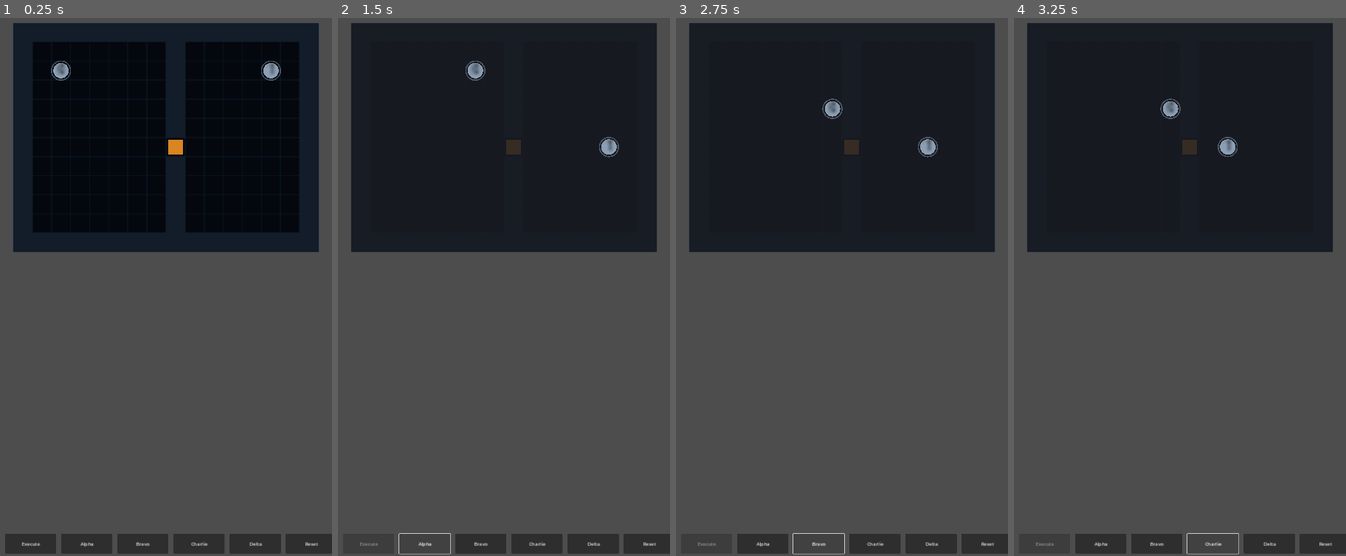
Above: before the commit, frames 1-4 (left to right).
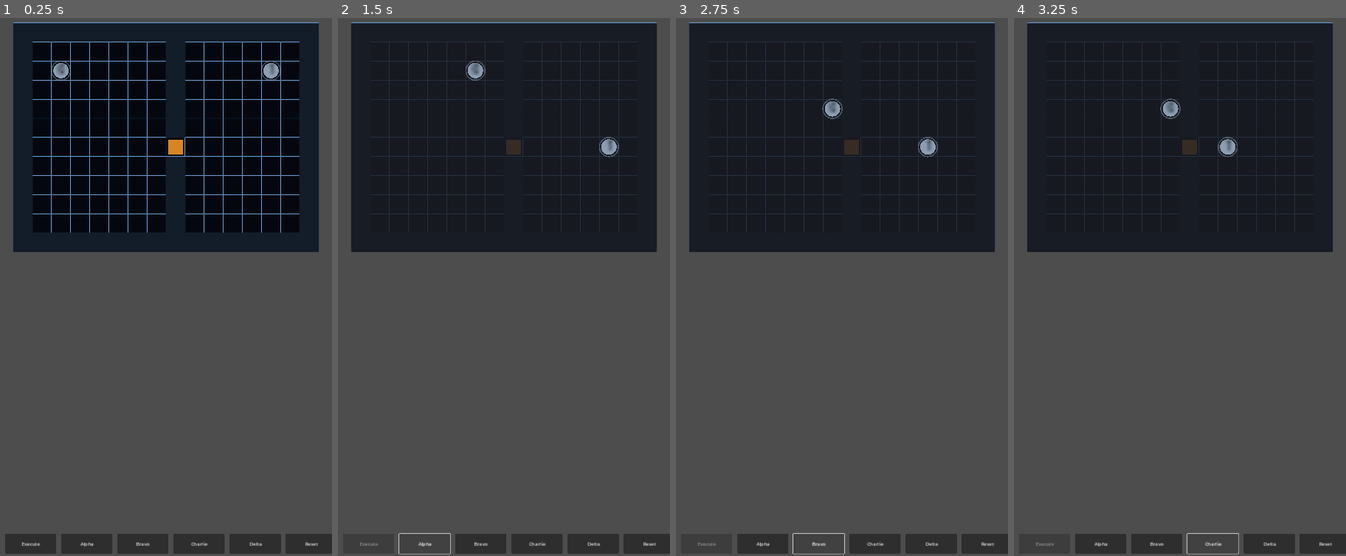
Above: after the commit, the same moments.

Repository: GhostMan612/TacPlanShooter
Game: Godot game, scene res://scenes/planning.tscn
Same seed, same stepped clock (60 frames per second), same inputs: the game is played once before the commit and once after it.
Inputs:
- Up to frame 1 (0.25 s): no input
- Up to frame 2 (1.5 s): click "Execute" at 0.5 s; click "Alpha" at 1.25 s
- Up to frame 3 (2.75 s): click "Bravo" at 2 s
- Up to frame 4 (3.25 s): click "Charlie" at 2.75 s

The runs differ from the first frame. In frame 1, 1.9% of the frame differs, in the area x 4-96%, y 0-40%; in frame 2, 1.8%; in frame 3, 1.8%; in frame 4, 1.8%.

Commit message:
M6 Phase J — ThemeManager v2 (real Theme+StyleBoxFlat, theme_changed, applied_theme); SquadHud screen-space Control (custom_minimum_size); MapRenderer MGRS coords + zone overlays; PlanBoard N64 squad palette (red/blue/green/gold); ui_polish_audit (theme_apply, squad_hud_control, map_renderer PASS); boot smoke + editor clean

Diff:
--- a/scripts/planning/map_renderer.gd
+++ b/scripts/planning/map_renderer.gd
@@ -10,6 +10,11 @@
 const GRID_COLOR := Color(0.09, 0.2, 0.32, 0.22)
 const DOOR_CLOSED_COLOR := Color(0.85, 0.52, 0.13)
 const DOOR_OPEN_COLOR := Color(0.16, 0.7, 0.33)
+const COORD_COLOR := Color(0.5, 0.75, 1.0)
+const ZONE_GREEN := Color(0.2, 0.7, 0.2, 0.8)
+const ZONE_AMBER := Color(0.8, 0.7, 0.1, 0.6)
+const ZONE_RED := Color(0.8, 0.2, 0.2, 0.9)
+
 
 var map: GreyboxMap = null
 
@@ -29,6 +34,10 @@
 	var s := float(SimConstants.GRID_CELL_SIZE_PX)
 	var total := Rect2(Vector2.ZERO, Vector2(map.width_cells, map.height_cells) * s)
 	draw_rect(total, FLOOR_COLOR, true)
+	for x in range(map.width_cells):
+		draw_line(Vector2(x * s, 0), Vector2(x * s, total.size.y), COORD_COLOR, 0.5)
+	for y in range(map.height_cells):
+		draw_line(Vector2(0, y * s), Vector2(total.size.x, y * s), COORD_COLOR, 0.5)
 	var x := 0.0
 	while x <= total.size.x + 0.01:
 		draw_line(Vector2(x, 0), Vector2(x, total.size.y), GRID_COLOR, 1.0)
@@ -39,6 +48,19 @@
 		y += s
 	for c in map.solid_cells.keys():
 		draw_rect(GridUtil.cell_rect_px(Vector2i(c)), SOLID_COLOR, true)
-	for c in map.door_open.keys():
-		var is_open := bool(map.door_open[c])
+	for c in map.door_cells.keys():
+		var is_open := bool(map.door_open.get(c, false))
 		draw_rect(GridUtil.cell_rect_px(Vector2i(c)).grow(-2.0), DOOR_OPEN_COLOR if is_open else DOOR_CLOSED_COLOR, true)
+	for z in map.insertion_zones:
+		for c in z["cells"]:
+			draw_rect(GridUtil.cell_rect_px(Vector2i(int(c[0]), int(c[1]))), ZONE_GREEN)
+	for z in map.extraction_zones:
+		for c in z["cells"]:
+			draw_rect(GridUtil.cell_rect_px(Vector2i(int(c[0]), int(c[1]))), ZONE_AMBER)
+	for o in map.objectives:
+		draw_rect(GridUtil.cell_rect_px(Vector2i(int(o["cell"][0]), int(o["cell"][1]))), ZONE_RED)
+
+
+func _col_letter(x: int) -> String:
+	var arr := [&"A", &"B", &"C", &"D", &"E", &"F", &"G", &"H", &"I", &"J", &"K", &"L", &"M", &"N", &"O", &"P", &"Q", &"R", &"S", &"T", &"U", &"V", &"W", &"X", &"Y", &"Z"]
+	return String(arr[x % 26])
--- a/scripts/planning/plan_board.gd
+++ b/scripts/planning/plan_board.gd
@@ -5,7 +5,20 @@
 class_name PlanBoard
 extends RefCounted
 
+
+const SQUAD_COLORS: Dictionary = {
+	&"red": Color(0xEF, 0x44, 0x44),
+	&"blue": Color(0x3B, 0x82, 0xF6),
+	&"green": Color(0x22, 0xC5, 0x5E),
+	&"gold": Color(0xF5, 0x9E, 0x0B),
+}
+
+
 var routes := {}
+
+
+func squad_color(squad: StringName) -> Color:
+	return SQUAD_COLORS.get(squad, Color(0.5, 0.5, 0.5))
 
 
 func set_route(op_id: int, cells: Array[Vector2i]) -> void:
--- a/scripts/planning/squad_hud.gd
+++ b/scripts/planning/squad_hud.gd
@@ -3,28 +3,17 @@
 # The Future Dictates the Past and the Past is Always Present.
 # ============================================================
 class_name SquadHud
-extends Node2D
+extends Control
 
 
 var world: SimWorld = null
 var selected_op: int = -1
 
 
-func tap_operative(op_id: int) -> void:
-	selected_op = op_id
+func _ready() -> void:
+	custom_minimum_size = Vector2(get_viewport_rect().size.x, 120)
+	position = Vector2(0, get_viewport_rect().size.y - 120)
 
 
-func _draw() -> void:
-	if world == null:
-		return
-	for o in world.operatives:
-		if not o.is_alive():
-			continue
-		var dot := Color(0.9, 0.9, 0.9)
-		if o.health == &"wounded":
-			dot = Color(1.0, 0.85, 0.2)
-		elif o.health == &"kia":
-			dot = Color(1.0, 0.2, 0.2)
-		draw_circle(o.pos, 8.0, dot)
-		if o.id == selected_op:
-			draw_circle(o.pos, 4.0, Color.WHITE)
+func touch_operative(op_id: int) -> void:
+	selected_op = op_id
--- a/scripts/ui/theme_manager.gd
+++ b/scripts/ui/theme_manager.gd
@@ -9,8 +9,31 @@
 enum Style { DARK_TACTICAL, LIGHT_BLUEPRINT, NIGHT_OPS }
 
 
+signal theme_changed(palette: Dictionary)
+
+
 var current: int = int(Style.DARK_TACTICAL)
 var accessible_scaling := true
+var applied_theme: Theme = null
+
+
+const PALETTES: Dictionary = {
+	&"dark_tactical": {
+		"bg": Color(0x0B, 0x0F, 0x14), "accent": Color(0x2D, 0xD4, 0xBF),
+		"ink": Color(0x0F, 0x17, 0x2A), "amber": Color(0xF5, 0x9E, 0x0B),
+		"red": Color(0xEF, 0x44, 0x44), "panel": Color(0x11, 0x18, 0x22),
+	},
+	&"light_blueprint": {
+		"bg": Color(0xF4, 0xF6, 0xF8), "accent": Color(0x1D, 0x4E, 0xD8),
+		"ink": Color(0x0F, 0x17, 0x2A), "amber": Color(0xF5, 0x9E, 0x0B),
+		"red": Color(0xEF, 0x44, 0x44), "panel": Color(0xE2, 0xE8, 0xED),
+	},
+	&"night_ops": {
+		"bg": Color(0x05, 0x0A, 0x06), "accent": Color(0x22, 0xC5, 0x5E),
+		"ink": Color(0x0F, 0x17, 0x2A), "amber": Color(0xF5, 0x9E, 0x0B),
+		"red": Color(0xEF, 0x44, 0x44), "panel": Color(0x10, 0x16, 0x0E),
+	},
+}
 
 
 func set_theme(t: int) -> void:
@@ -26,10 +49,28 @@
 
 
 func apply() -> void:
-	match current:
-		Style.LIGHT_BLUEPRINT:
-			pass
-		Style.NIGHT_OPS:
-			pass
-		Style.DARK_TACTICAL:
-			pass
+	var pal := _palette()
+	var t := Theme.new()
+	var st := StyleBoxFlat.new()
+	st.set_content_margin_all(8)
+	st.set_corner_radius_all(6)
+	st.bg_color = pal["bg"]
+	var panel := StyleBoxFlat.new()
+	panel.set_content_margin_all(4)
+	panel.set_corner_radius_all(2)
+	panel.border_width_top = 1
+	panel.border_width_bottom = 1
+	panel.border_width_left = 1
+	panel.border_width_right = 1
+	panel.border_color = pal["accent"]
+	panel.bg_color = pal["panel"]
+	t.set_stylebox(&"panel", &"Control", panel)
+	t.set_stylebox(&"normal", &"Control", st)
+	t.set_color(&"normal_font_color", &"Control", Color(0.92, 0.96, 1.0))
+	applied_theme = t
+	theme_changed.emit(pal)
+
+
+func _palette() -> Dictionary:
+	var name: int = [Style.DARK_TACTICAL, Style.LIGHT_BLUEPRINT, Style.NIGHT_OPS][current]
+	return PALETTES.get(name, PALETTES[&"dark_tactical"])
--- /dev/null
+++ b/tests/ui_polish_audit.gd
@@ -0,0 +1,41 @@
+# ============================================================
+# As Above, So Below. As Within, So Without.
+# The Future Dictates the Past and the Past is Always Present.
+# ============================================================
+extends SceneTree
+
+
+func _initialize() -> void:
+	var failures := 0
+	failures += _test_theme_apply()
+	failures += _test_squad_hud_control()
+	failures += _test_map_renderer_draw()
+	print("[HARNESS] RESULT %s failures=%d" % ["PASS" if failures == 0 else "FAIL", failures])
+	quit(1 if failures > 0 else 0)
+
+
+func _test_theme_apply() -> int:
+	var tm := ThemeManager.new()
+	tm.set_theme(ThemeManager.Style.NIGHT_OPS)
+	tm.apply()
+	var ok := tm.current == ThemeManager.Style.NIGHT_OPS and tm.applied_theme != null
+	print("[HARNESS] ui_theme_apply %s" % ("PASS" if ok else "FAIL"))
+	return 0 if ok else 1
+
+
+func _test_squad_hud_control() -> int:
+	var h := SquadHud.new()
+	h.world = SimWorld.new()
+	var ok := h is Control and h.world != null
+	print("[HARNESS] ui_squad_hud_control %s" % ("PASS" if ok else "FAIL"))
+	return 0 if ok else 1
+
+
+func _test_map_renderer_draw() -> int:
+	var r := MapRenderer.new()
+	var m := GreyboxMap.build_default()
+	r.setup(m)
+	r.queue_redraw()
+	var ok := r.map != null and r.map.get_wall_segments().size() > 0
+	print("[HARNESS] ui_map_renderer %s" % ("PASS" if ok else "FAIL"))
+	return 0 if ok else 1
